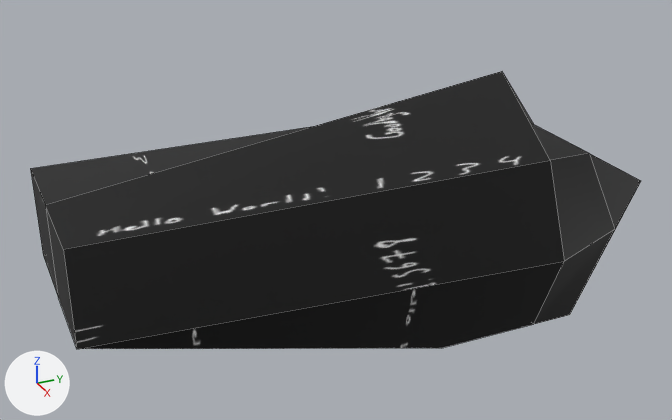
The OBJ model Models/boid/boid.obj, before and after one commit.
The view is the same before and after, from a 50 mm camera at (8.39, -5.79, 4.58) aimed at (-0.24, -1.9, 0.27). The axes (+X, +Y, +Z) are drawn at lower left. The lights are the same throughout. Mesh edges are drawn as thin lines. Where no turn or scale is listed for an object, it has been applied to the vertices.
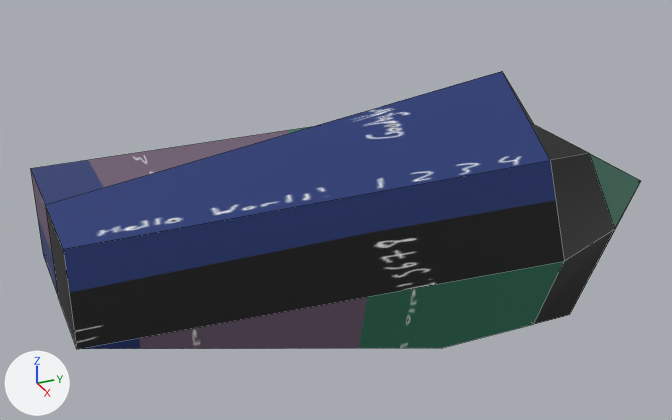
Changed parts and their boxes (x1, y1, x2, y2) in the pictures (672 x 420 px):
'Cube', recoloured (black to blue)
    both: (30, 71, 641, 349)

Edits to the bpy script that builds the scene:
```text
Add img_diff_atlas_png:
    img_diff_atlas_png = load_image('diff_atlas.png', 'Textures/diff_atlas.png', 1024, 4096, 'sRGB')
Add mat_diff:
    mat_diff = principled_material('diff')
    mat_diff.texture = img_diff_atlas_png
Change me_cube:
    where me_cube.from_pydata(...)  # 26 vertices, 28 faces; spans x -1.5..1.4, y -5.0..2.24, z -1.0..1.7
    remove me_cube.materials.append(mat_spec)  # picture img_spec_atlas_png
    add me_cube.materials.append(mat_diff)  # picture img_diff_atlas_png
```
